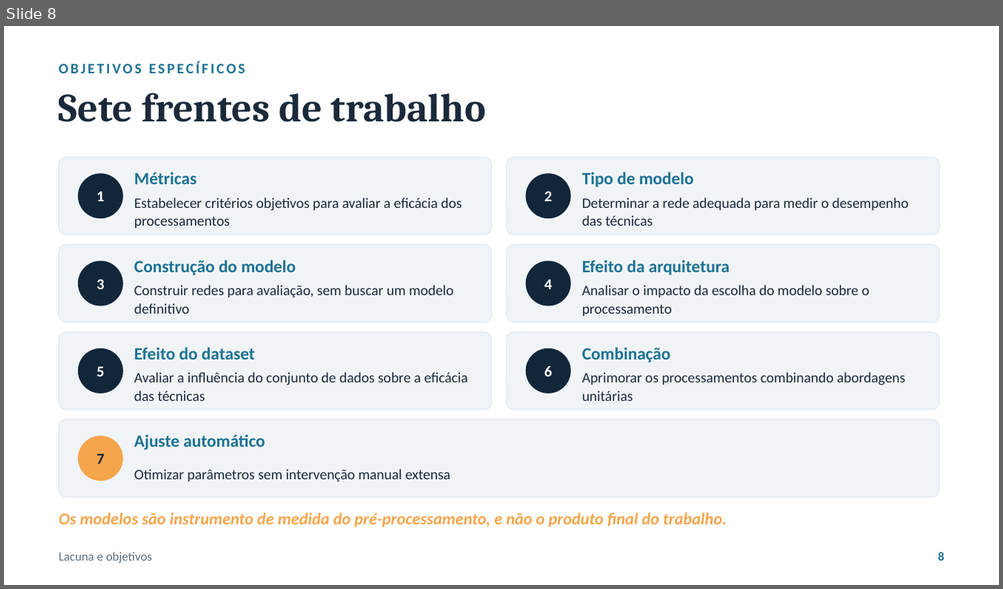
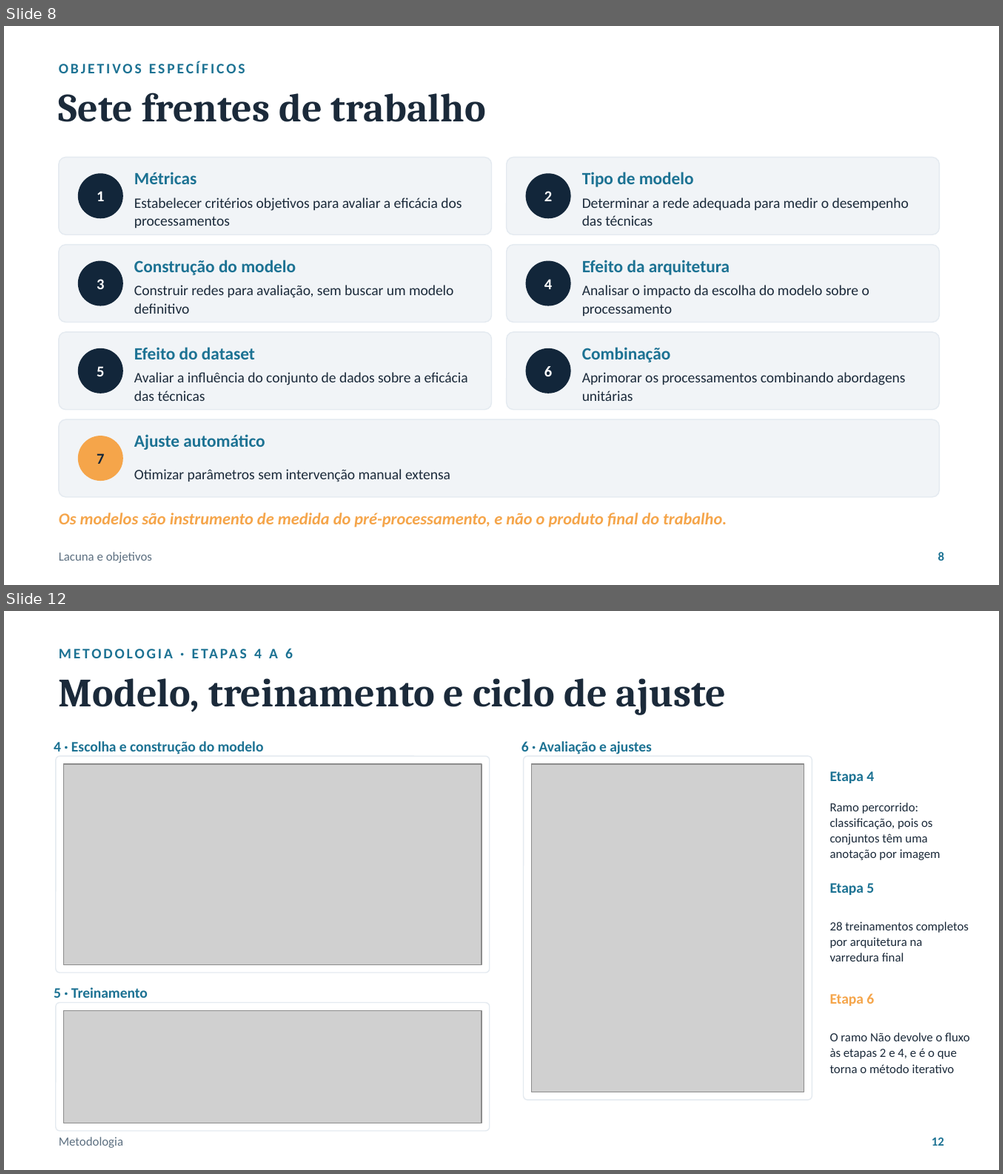
Before and after one commit to luanws/masters-thesis, a slide deck: presentation/defesa.pptx. Shown one above the other, each under a label of ours: slide 8 before the commit, slides 8 and 12 after it; the slides between them are not shown. The pictures are 1003x589 and 1003x1174 pixels, drawn with LibreOffice and Linux fonts; fonts in the diff are those of the drawing; grey boxes stand for pictures. Boxes give left, top, right and bottom in pixels: in the first picture for what was removed or moved away, otherwise in the second. Text is boxed around its words. In the diff, an @@ line names an element or a change of style, - is before the commit and + after.

```diff
--- a/presentation/defesa.pptx
+++ b/presentation/defesa.pptx
@@ slide 12 added at (4,611,999,1170), background #FFFFFF @@
@@ text added at (254,648,293,658), 10.5 pt, text #1C7293, bold @@
+METODOLOGIA · ETAPAS 4 A 6
@@ text added at (59,678,726,715), 29 pt, text #1B2A3A, bold @@
+Modelo, treinamento e ciclo de ajuste
@@ text added at (54,741,264,755), 10.5 pt, text #1C7293, bold @@
+4 · Escolha e construção do modelo
@@ text added at (521,741,652,755), 10.5 pt, text #1C7293, bold @@
+6 · Avaliação e ajustes
@@ rounded rectangle added at (56,756,489,973), fill #FFFFFF, outline #E4EAF0 0.75 pt @@
@@ picture added at (64,764,481,965) @@
@@ rounded rectangle added at (523,756,811,1100), fill #FFFFFF, outline #E4EAF0 0.75 pt @@
@@ picture added at (531,764,804,1092) @@
@@ text added at (830,772,874,783), 10.5 pt, text #1C7293, bold @@
+Etapa 4
@@ text added at (830,803,940,860), 9 pt, text #1B2A3A @@
+Ramo percorrido: classificação, pois os conjuntos têm uma anotação por imagem
@@ text added at (830,883,874,895), 10.5 pt, text #1C7293, bold @@
+Etapa 5
@@ text added at (830,922,968,962), 9 pt, text #1B2A3A @@
+28 treinamentos completos por arquitetura na varredura final
@@ text added at (54,988,148,998), 10.5 pt, text #1C7293, bold @@
+5 · Treinamento
@@ rounded rectangle added at (56,1003,489,1131), fill #FFFFFF, outline #E4EAF0 0.75 pt @@
@@ text added at (830,994,874,1006), 10.5 pt, text #F5A54A, bold @@
+Etapa 6
@@ picture added at (64,1011,481,1123) @@
@@ text added at (830,1033,969,1073), 9 pt, text #1B2A3A @@
+O ramo Não devolve o fluxo às etapas 2 e 4, e é o que torna o método iterativo
@@ text added at (59,1137,123,1148), 9 pt, text #5C6F80 @@
+Metodologia
@@ text added at (931,1138,944,1146), 9 pt, text #1C7293, bold @@
+12
```
Also in this commit, not shown: 19 slides changed, 2 other slides added, 2 slides removed, 1 other file.
